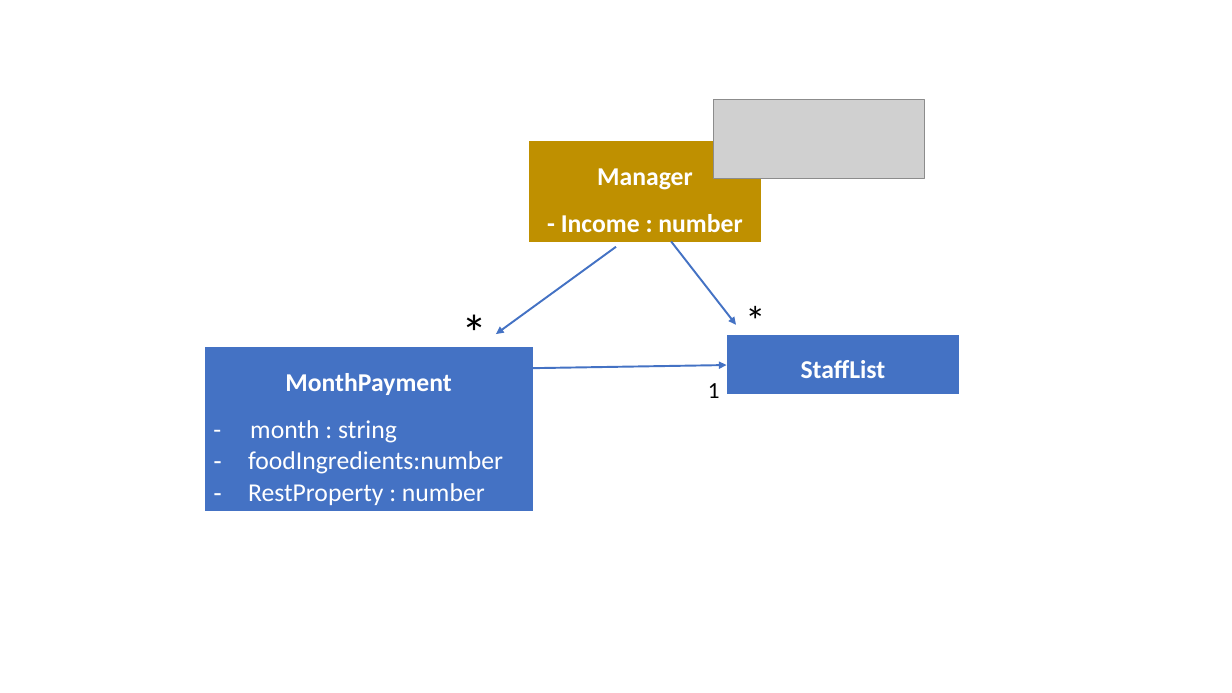
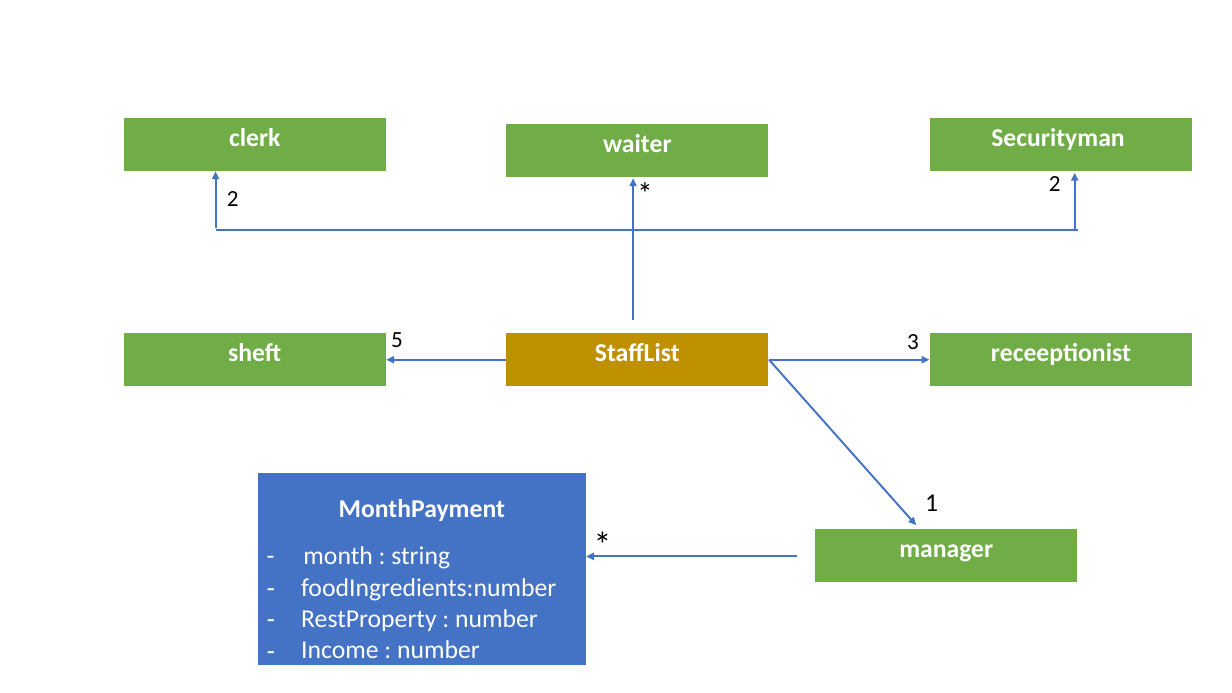
Before and after one commit to sophyseuy/OOP-PROJECT, a slide deck: slide 3 of Presentation1.pptx (slide 2 before the commit). Drawn at 1232x693 pixels with LibreOffice and Linux fonts; fonts in the diff are those of the drawing; grey boxes stand for pictures. Boxes give left, top, right and bottom in pixels: in the first picture for what was removed or moved away, otherwise in the second. Text is boxed around its words. In the diff, an @@ line names an element or a change of style, - is before the commit and + after.

```diff
--- a/Presentation1.pptx
+++ b/Presentation1.pptx
@@ table added at (123, 117, 386, 173), 1 rows, 1 columns @@
+clerk
@@ picture removed at (714, 100, 924, 179) @@
@@ table added at (930, 117, 1193, 173), 1 rows, 1 columns @@
+Securityman
@@ table added at (506, 123, 769, 178), 1 rows, 1 columns @@
+waiter
@@ table removed at (529, 140, 762, 238), 1 rows, 1 columns @@
-Manager / - Income : number
@@ arrow added from (215, 228) to (215, 172), #4472C4 1.5 pt @@
@@ arrow moved from (671, 241) - (737, 324) to (633, 320) - (633, 178) @@
@@ text added at (638, 170, 642, 216), 24 pt, text #000000 @@
+*
@@ text added at (1049, 176, 1061, 191), 18 pt, text #000000 @@
+2
@@ arrow added from (1075, 230) to (1075, 173), #4472C4 1.5 pt @@
@@ text added at (227, 191, 239, 206), 18 pt, text #000000 @@
+2
@@ line added from (215, 230) to (1079, 230), #4472C4 1.5 pt @@
@@ text removed at (453, 296, 482, 367) @@
-*
@@ text removed at (737, 290, 784, 349) @@
-*
@@ table added at (123, 332, 386, 387), 1 rows, 1 columns @@
+sheft
@@ text added at (391, 332, 403, 347), 18 pt, text #000000 @@
+5
@@ table at (506, 332, 769, 387) @@
@@ fill #4472C4 to #BF9000 in row 1, column 1 @@
@@ line spacing 1.5 to 1 @@
@@ table: place and size @@
-table at (726, 335, 959, 396)
+table at (506, 332, 769, 387)
@@ text added at (907, 334, 919, 349), 18 pt, text #000000 @@
+3
@@ table added at (930, 332, 1193, 387), 1 rows, 1 columns @@
+receeptionist
@@ arrow moved from (616, 247) - (496, 335) to (506, 360) - (386, 360) @@
@@ arrow moved from (529, 369) - (726, 365) to (769, 360) - (930, 360) @@
@@ arrow added from (769, 360) to (916, 525), #4472C4 1.5 pt @@
@@ table at (257, 473, 586, 667) @@
-row 1, column 1: MonthPayment / - month : string / foodIngredients:number / RestProperty : number
+row 1, column 1: MonthPayment / - month : string / foodIngredients:number / RestProperty : number / Income : number
@@ table: place and size @@
-table at (204, 347, 533, 510)
+table at (257, 473, 586, 667)
@@ text "1": place and size @@
-text "1" at (708, 383, 720, 398)
+text "1" at (925, 494, 938, 511)
@@ text "1" at (925, 494, 938, 511): size 18 to 20 pt @@
@@ text added at (594, 517, 599, 569), 28 pt, text #000000 @@
+*
@@ table added at (815, 529, 1079, 584), 1 rows, 1 columns @@
+manager
@@ arrow added from (798, 556) to (587, 556), #4472C4 1.5 pt @@
```
Also in this commit, not shown: 4 other slides changed, 27 other files.
